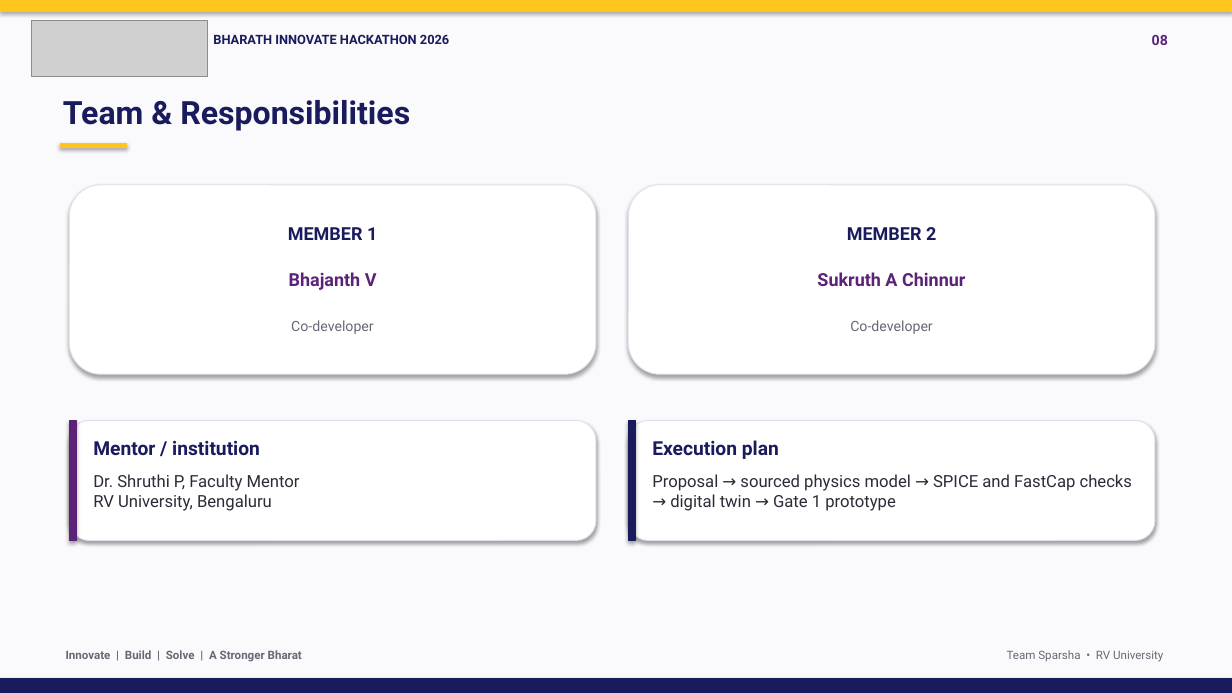
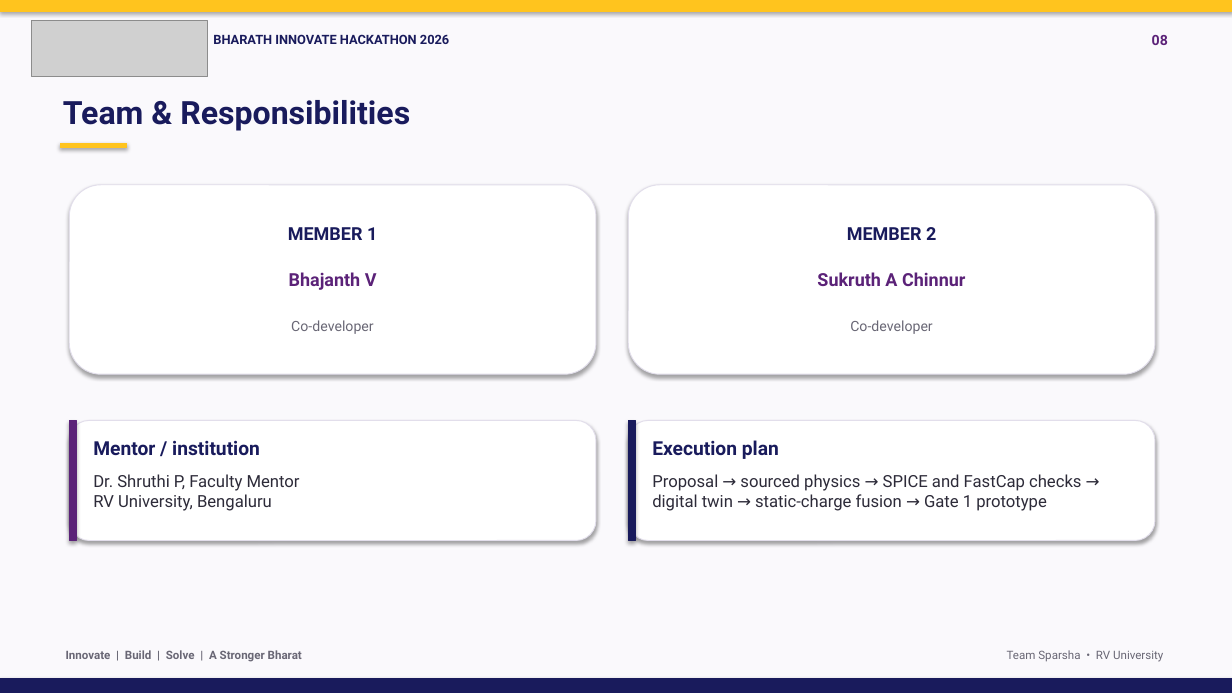
Before and after one commit to Bhajanth13/SparshaGuard, a slide deck: slide 8 of docs/SparshaGuard_BIH2026.pptx. Drawn at 1232x693 pixels with LibreOffice and Linux fonts; fonts in the diff are those of the drawing; grey boxes stand for pictures. Boxes give left, top, right and bottom in pixels: in the first picture for what was removed or moved away, otherwise in the second. Text is boxed around its words. In the diff, an @@ line names an element or a change of style, - is before the commit and + after.

Commit message:
BIH 2026 deck: static-charge fusion, published values, new results and live site
Solution and architecture now include the static channel and accelerometer; prototype slide
shows a shoulder grab caught through the static channel (71 % of grabs over 7 body places,
1 unwanted prompt in 9 h); risks updated to unmeasured body voltages; links to the live site.

```diff
--- a/docs/SparshaGuard_BIH2026.pptx
+++ b/docs/SparshaGuard_BIH2026.pptx
@@ text at <box>652,474,1081,511</box>: text changed @@
-Proposal → sourced physics model → SPICE and FastCap checks → digital twin → Gate 1 prototype
+Proposal → sourced physics → SPICE and FastCap checks → digital twin → static-charge fusion → Gate 1 prototype
```
Also in this commit, not shown: 6 other slides changed.
